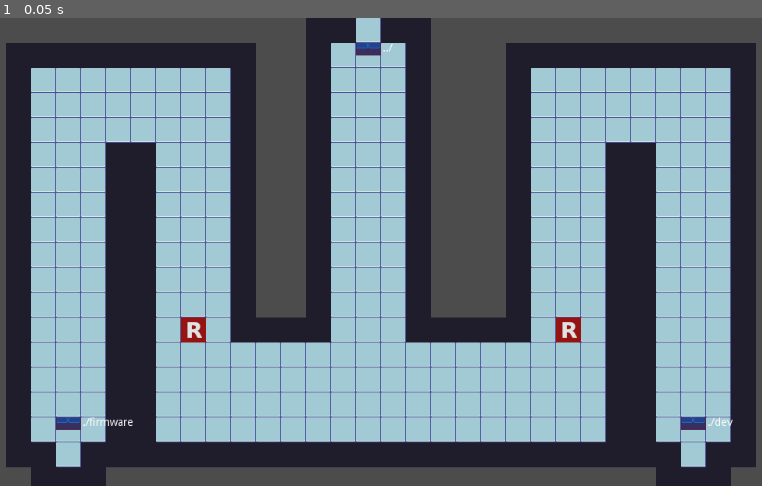
Above: before the commit, frame 1.
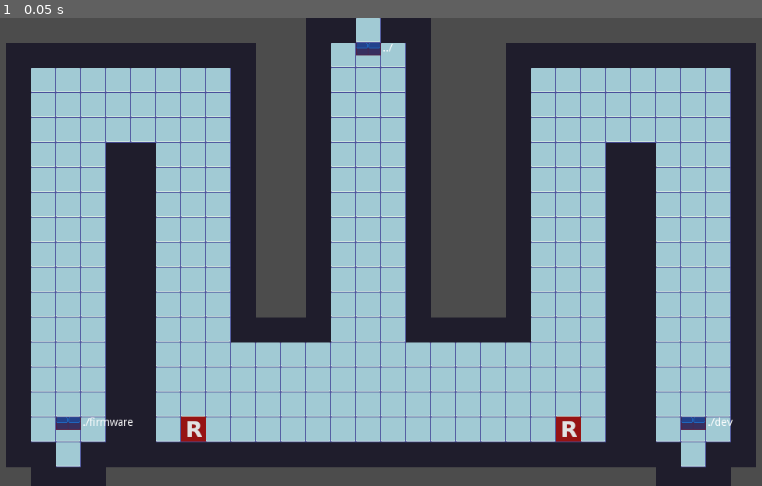
Above: after the commit, the same moment.

Repository: diogojs/ggj2023
Game: Godot game, scene res://rooms/sys/room.tscn
The game is run twice, just before and just after one commit, with the same random seed, the same clock (stepped at 60 frames per second) and the same inputs. This scene is started directly instead of the project's main scene.
Inputs:
- Up to frame 1 (0.05 s): no input

The runs differ from the first frame. In frame 1, 0.7% of the frame differs, in the area x 23-77%, y 63-91%.

Commit message:
fix errors

Diff:
--- a/source/computer/computer.tscn
+++ b/source/computer/computer.tscn
@@ -1,14 +1,11 @@
-[gd_scene load_steps=10 format=2]
+[gd_scene load_steps=7 format=2]
 
 [ext_resource path="res://rooms/room.tscn" type="PackedScene" id=1]
 [ext_resource path="res://player/Player.tscn" type="PackedScene" id=2]
 [ext_resource path="res://computer/computer.gd" type="Script" id=3]
 [ext_resource path="res://tilemap/scenary.tres" type="TileSet" id=4]
-[ext_resource path="res://interactive/PermissionHandler.tscn" type="PackedScene" id=5]
-[ext_resource path="res://interactive/Readable.tscn" type="PackedScene" id=6]
 [ext_resource path="res://main/Terminal.tscn" type="PackedScene" id=7]
 [ext_resource path="res://main/TransferArea.tscn" type="PackedScene" id=8]
-[ext_resource path="res://file/file.tscn" type="PackedScene" id=9]
 
 [node name="Computer" type="Node2D"]
 script = ExtResource( 3 )
@@ -24,21 +21,6 @@
 }
 
 [node name="CurrentRoom" parent="." instance=ExtResource( 1 )]
-
-[node name="PermissionHandler" parent="CurrentRoom" instance=ExtResource( 5 )]
-position = Vector2( 528, 240 )
-
-[node name="ButtonArea2D" parent="CurrentRoom/PermissionHandler" index="0"]
-permissions = {
-"execute": 9,
-"read": 6,
-"write": 9
-}
-
-[node name="Readable" parent="CurrentRoom/PermissionHandler/Interactive" index="0" instance=ExtResource( 6 )]
-
-[node name="File" parent="CurrentRoom" instance=ExtResource( 9 )]
-position = Vector2( 686, 306 )
 
 [node name="TileMap" type="TileMap" parent="."]
 position = Vector2( 0, -1 )
@@ -67,8 +49,6 @@
 margin_right = 1024.0
 margin_bottom = 600.0
 
-[connection signal="access_denied" from="CurrentRoom/PermissionHandler/Interactive/Readable" to="Terminal" method="_on_access_denied"]
 [connection signal="timeout" from="Timer" to="." method="_on_Timer_timeout"]
 
 [editable path="Player"]
-[editable path="CurrentRoom/PermissionHandler"]
--- a/source/rooms/home/room.tscn
+++ b/source/rooms/home/room.tscn
@@ -35,6 +35,7 @@
 [node name="Door3" parent="." instance=ExtResource( 2 )]
 position = Vector2( 768, 544 )
 dir_name = "stallman"
+is_locked = false
 
 [node name="Label" parent="Door3" index="5"]
 text = "./stallman"
--- a/source/rooms/sys/room.tscn
+++ b/source/rooms/sys/room.tscn
@@ -52,7 +52,7 @@
 tile_data = PoolIntArray( -65522, 0, 65539, -65521, 0, 65539, -65520, 0, 65539, 13, 0, 65539, 14, 0, 65539, 15, 0, 6554 …(8370 unchanged characters)…
 
 [node name="PermissionHandler" parent="." instance=ExtResource( 5 )]
-position = Vector2( 272, 400 )
+position = Vector2( 272, 527 )
 
 [node name="ButtonArea2D" parent="PermissionHandler" index="0"]
 permissions = {
@@ -62,10 +62,10 @@
 }
 
 [node name="Readable" parent="PermissionHandler/Interactive" index="0" instance=ExtResource( 1 )]
-file_content = "Some files must be transfered to other directories to gain access to superior folders.\\nYou can copy files using the command: copy"
+file_content = "Some files must be transfered to other directories to gain access to superior folders. You can copy files using the command: copy"
 
 [node name="PermissionHandler2" parent="." instance=ExtResource( 5 )]
-position = Vector2( 752, 400 )
+position = Vector2( 752, 527 )
 
 [node name="ButtonArea2D" parent="PermissionHandler2" index="0"]
 permissions = {
